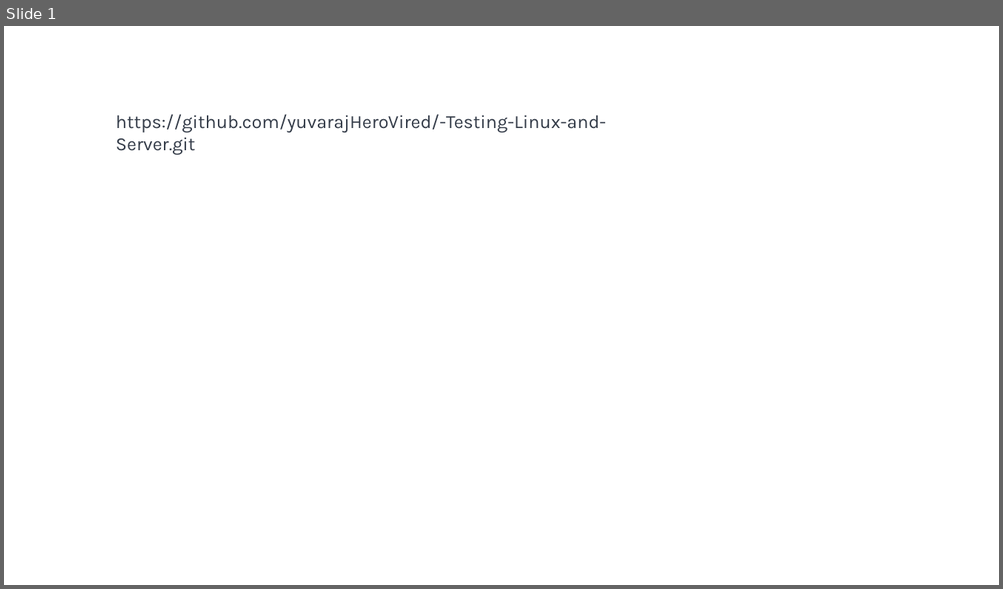
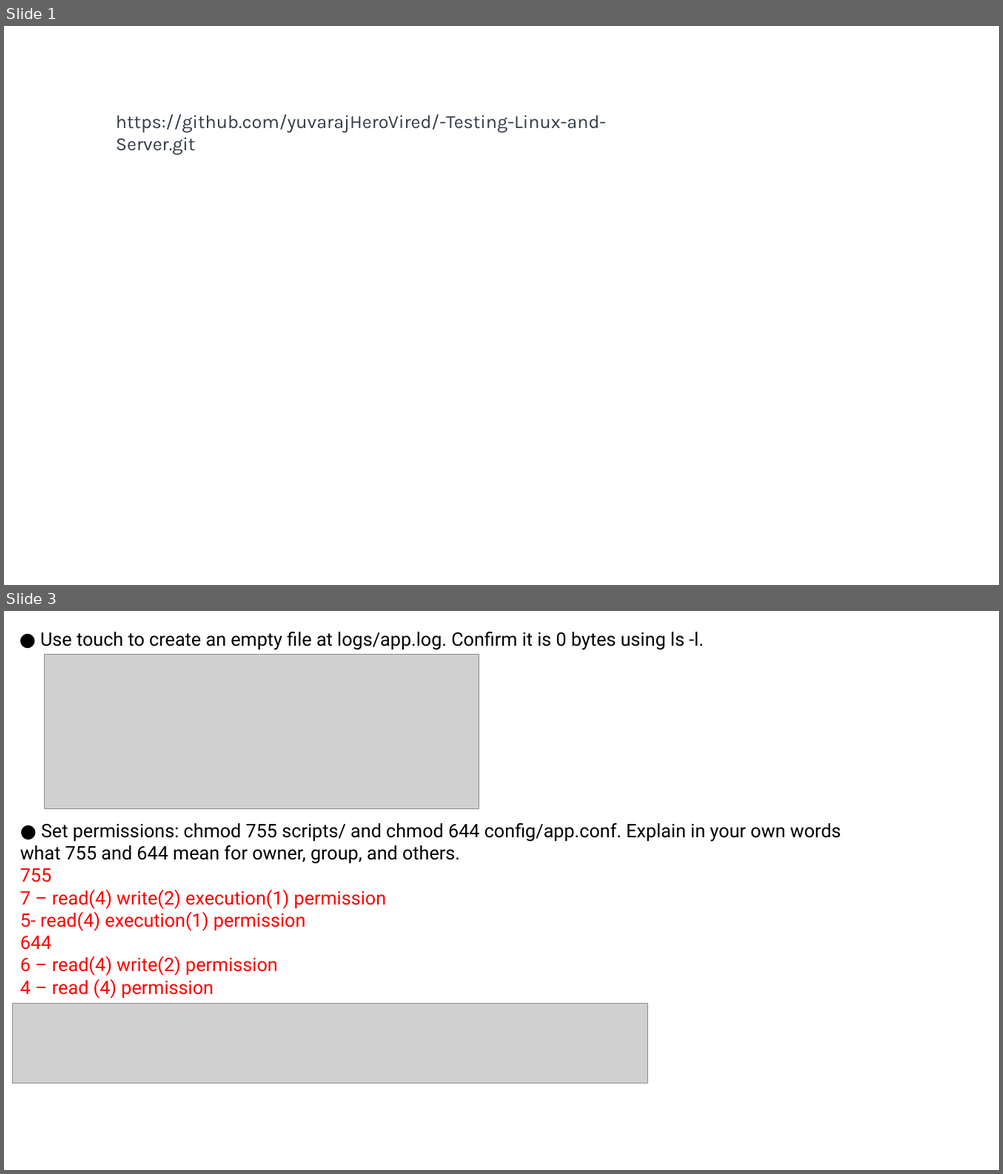
Before and after one commit to yuvarajHeroVired/-Testing-Linux-and-Server, a slide deck: Linux2.pptx. Shown one above the other, each under a label of ours: slide 1 before the commit, slides 1 and 3 after it; the slides between them are not shown. The pictures are 1003x589 and 1003x1174 pixels, drawn with LibreOffice and Linux fonts; fonts in the diff are those of the drawing; grey boxes stand for pictures. Boxes give left, top, right and bottom in pixels: in the first picture for what was removed or moved away, otherwise in the second. Text is boxed around its words. In the diff, an @@ line names an element or a change of style, - is before the commit and + after.

```diff
--- a/Linux2.pptx
+++ b/Linux2.pptx
@@ slide 3 added at bbox=[4, 611, 999, 1170], background #FFFFFF @@
@@ text added at bbox=[40, 632, 703, 650], 18 pt, text #000000 @@
+● Use touch to create an empty file at logs/app.log. Confirm it is 0 bytes using ls -l.
@@ picture added at bbox=[44, 654, 478, 809] @@
@@ text added at bbox=[20, 823, 841, 999], 18 pt, text #000000 @@
+● Set permissions: chmod 755 scripts/ and chmod 644 config/app.conf. Explain in your own words what 755 and 644 mean for owner, group, and others.
+755
+7 – read(4) write(2) execution(1) permission
+5- read(4) execution(1) permission
+644
+6 – read(4) write(2) permission
+4 – read (4) permission
@@ picture added at bbox=[13, 1003, 648, 1083] @@
```
Also in this commit, not shown: 1 other slide added, 1 other file.
